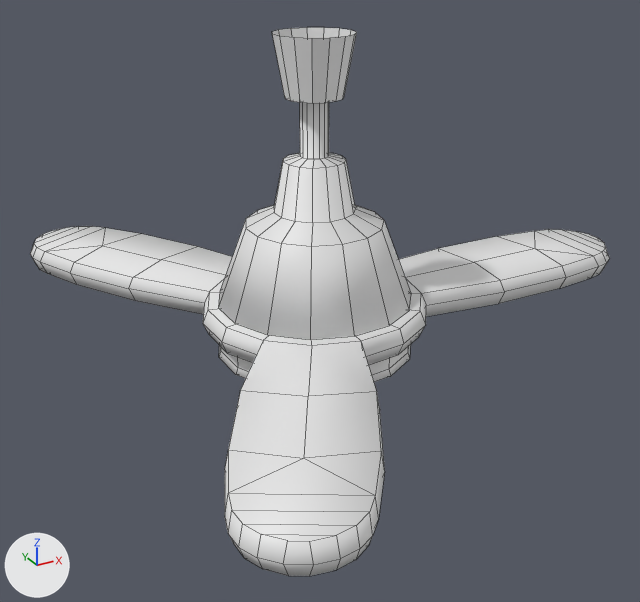
An edit to the FBX model Assets/0_RoomInvaders/Models2.0/FBX/33.fbx, drawn before and after from the same camera.
Rendered twice from a camera (50 mm lens) standing at (-0.72, -1.329, 0.704) and looking at (0.006, -0.009, 0.044). Every picture has the same lights, and +X, +Y and +Z are marked at lower left. Mesh edges are drawn as thin lines. Where no turn or scale is listed for an object, it has been applied to the vertices.
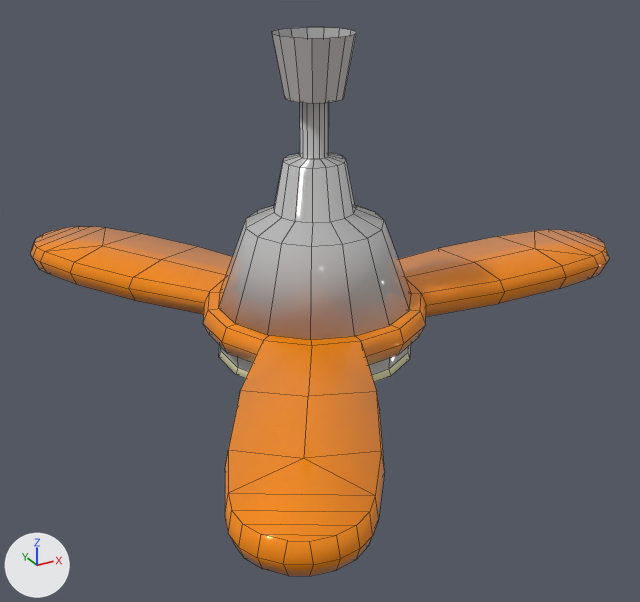
Pixel boxes (x1, y1, x2, y2) of what changed, in the pictures (640 x 602 px):
part 1 of me_mesh, recoloured (white to orange): (30, 226, 610, 576) in both
part 2 of me_mesh, recoloured (grey to beige): (219, 344, 411, 382) in both
part 3 of me_mesh, recoloured: (218, 27, 411, 340) in both
part 4 of me_mesh, recoloured: (221, 347, 408, 375) in both

Patch to the scene script:
```diff
--- a/Assets/0_RoomInvaders/Models2.0/FBX/33.fbx.py
+++ b/Assets/0_RoomInvaders/Models2.0/FBX/33.fbx.py
@@ mat_material__13 @@
+mat_material__13 = principled_material('Material #13')
+mat_material__13.base_color = (0.5, 0.5, 0.5)  # grey #bcbcbc
+mat_material__13.roughness = 0.0
@@ mat_01___default @@
+mat_01___default = principled_material('01 - Default')
+mat_01___default.base_color = (0.855, 0.855, 0.5)  # beige #eeeebc
+mat_01___default.roughness = 0.0
@@ mat_material__14 @@
+mat_material__14 = principled_material('Material #14')
+mat_material__14.base_color = (0.875, 0.245, 0.0)  # orange #f08800
+mat_material__14.roughness = 0.0
@@ me_mesh @@
 me_mesh.from_pydata(...)  # 392 vertices, 384 faces; spans x -0.402..0.707, y -0.627..0.627, z -0.073..0.522
 # used by ob_cylinder004; location = (0.0, 0.0, 0.0)
+# me_mesh part 1: all 219 faces centred in x -0.396..0.702, y -0.619..0.619, z 0.0..0.05 switch from no material to mat_material__14 (orange #f08800)
+# me_mesh part 2: all 45 faces centred in x -0.178..0.174, y -0.177..0.177, z -0.067..-0.042 switch from no material to mat_01___default (beige #eeeebc)
+# me_mesh part 3: all 105 faces centred in x -0.149..0.147, y -0.149..0.148, z 0.123..0.47 switch from no material to mat_material__13 (grey #bcbcbc)
+# me_mesh part 4: all 15 faces centred in x -0.176..0.172, y -0.175..0.175, z -0.018 switch from no material to mat_material__13 (grey #bcbcbc)
```
